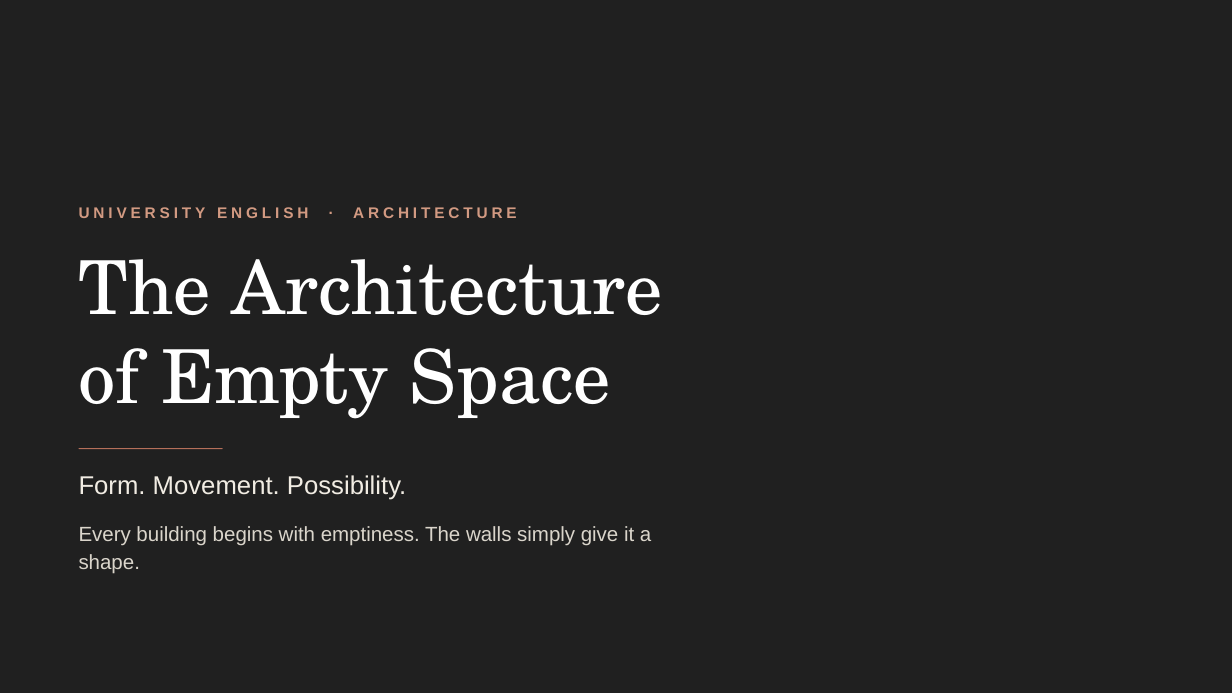
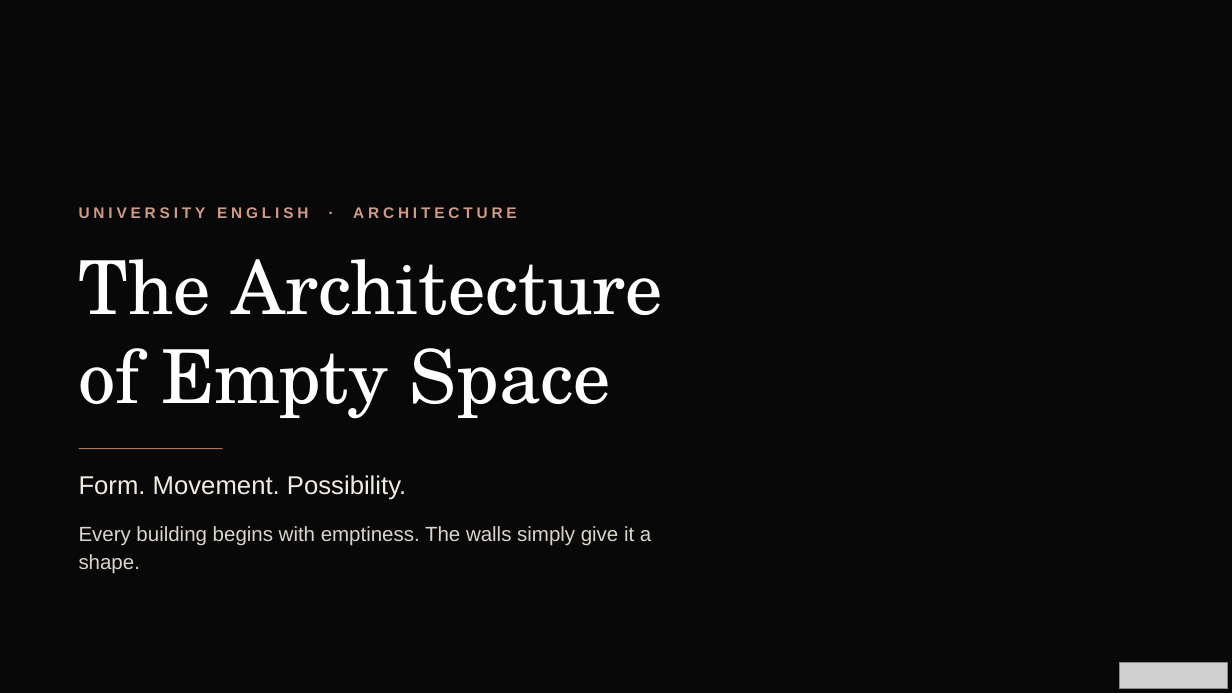
Before and after one commit to s2512013660-art/Akli, a slide deck: slide 2 of presentation-kit/empty-space-topic/The-Architecture-of-Empty-Space_Final.pptx. Drawn at 1232x693 pixels with LibreOffice and Linux fonts; fonts in the diff are those of the drawing; grey boxes stand for pictures; background and template pictures are left out; a plain dark background stands for a picture behind light text. Boxes give left, top, right and bottom in pixels: in the first picture for what was removed or moved away, otherwise in the second. Text is boxed around its words. In the diff, an @@ line names an element or a change of style, - is before the commit and + after.

```diff
--- a/presentation-kit/empty-space-topic/The-Architecture-of-Empty-Space_Final.pptx
+++ b/presentation-kit/empty-space-topic/The-Architecture-of-Empty-Space_Final.pptx
@@ rectangle removed at (x1=0, y1=0, x2=1232, y2=693) @@
@@ rectangle added at (x1=0, y1=0, x2=1232, y2=693), fill #000000 at 25% opacity @@
@@ picture added at (x1=1119, y1=663, x2=1227, y2=689) @@
```
Also in this commit, not shown: 7 other files.
